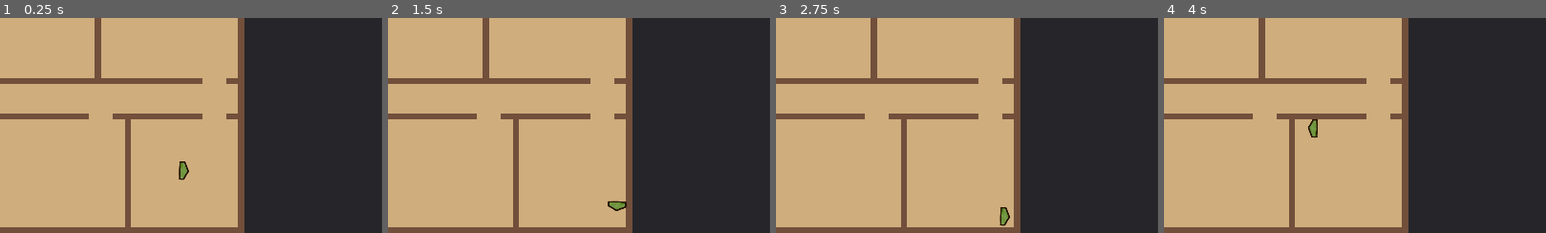
Above: before the commit, frames 1-4 (left to right).
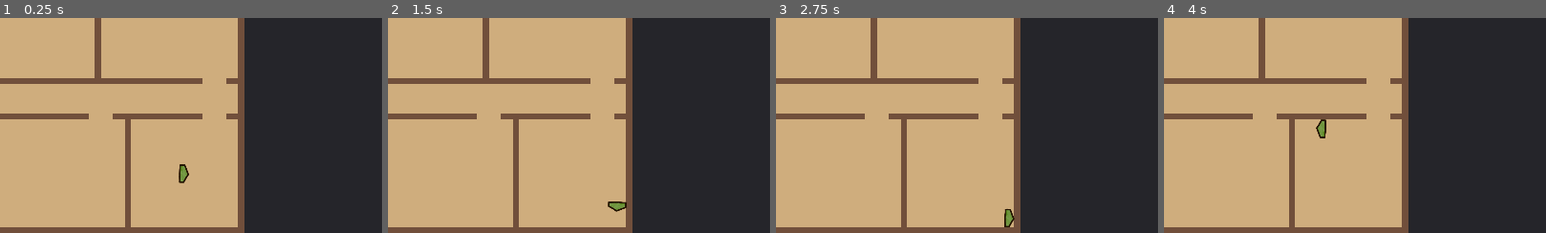
Above: after the commit, the same moments.

Repository: lmbarros/LD44-Minter
Game: Godot game, scene res://screens/GameScreen.tscn
The game is run twice, just before and just after one commit, with the same random seed, the same clock (stepped at 60 frames per second) and the same inputs.
Inputs:
- Up to frame 1 (0.25 s): no input
- Up to frame 2 (1.5 s): tap Enter at 0.5 s; hold Right (right) 0.53-1.28 s; tap Space at 1.25 s; hold Down (down) from 1.28 s (still down)
- Up to frame 3 (2.75 s): tap Enter at 2 s; release Down (down) at 2.03 s; hold Right (right) from 2.03 s (still down)
- Up to frame 4 (4 s): tap Space at 2.75 s; release Right (right) at 2.78 s; hold Up (up) 2.78-3.53 s; hold Left (left) from 3.53 s (still down)
The pictures show only the part of the screen within x 46-96%, y 50-100%; the shares and areas given below are measured in that part.

The runs differ from the first frame. In frame 1, 0.1% of the frame differs, in the area x 46-50%, y 66-77%; in frame 2, less than 0.1%; in frame 3, 0.3%; in frame 4, 0.4%, in the area x 37-43%, y 47-56%.

Commit message:
Fix player bounds
After rotatint it on the previous commit.

Diff:
--- a/src/characters/Player.tscn
+++ b/src/characters/Player.tscn
@@ -7,9 +7,10 @@
 script = ExtResource( 1 )
 
 [node name="Sprite" type="Sprite" parent="."]
+position = Vector2( 0, 5.15572 )
 scale = Vector2( 0.5, 0.5 )
 texture = ExtResource( 2 )
 
 [node name="CollisionPolygon2D" type="CollisionPolygon2D" parent="."]
 visible = false
-polygon = PoolVector2Array( -14.5839, -0.994835, 1.13852, -7.73301, 14.9211, 1.20018, 14.9722, 7.83626, -14.6349, 7.27474 )
+polygon = PoolVector2Array( 1.34271, -9.51961, 7.67252, 6.40696, -0.648098, 20.0875, -7.89673, 19.8833, -6.9779, -9.57066 )
